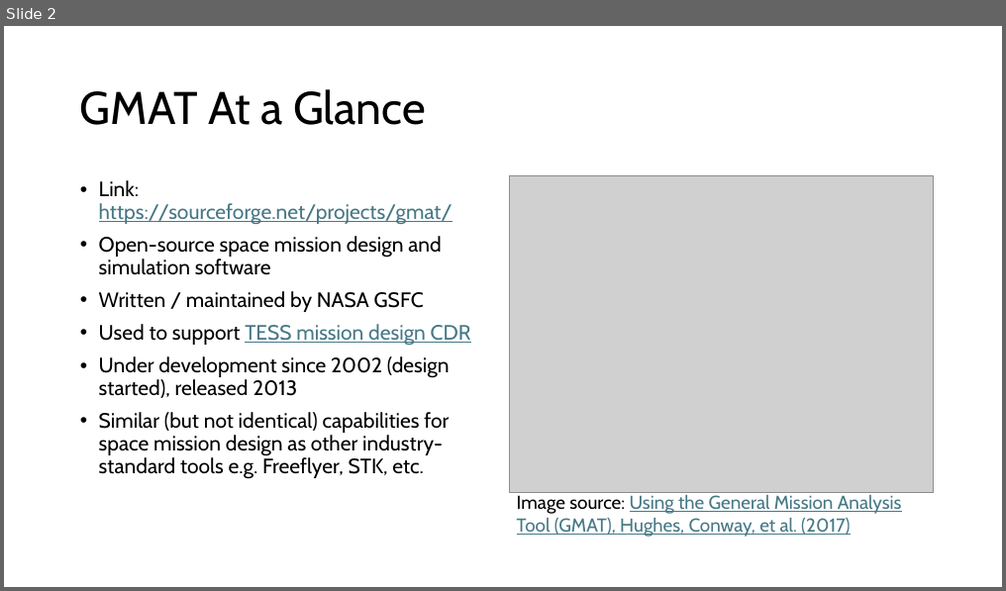
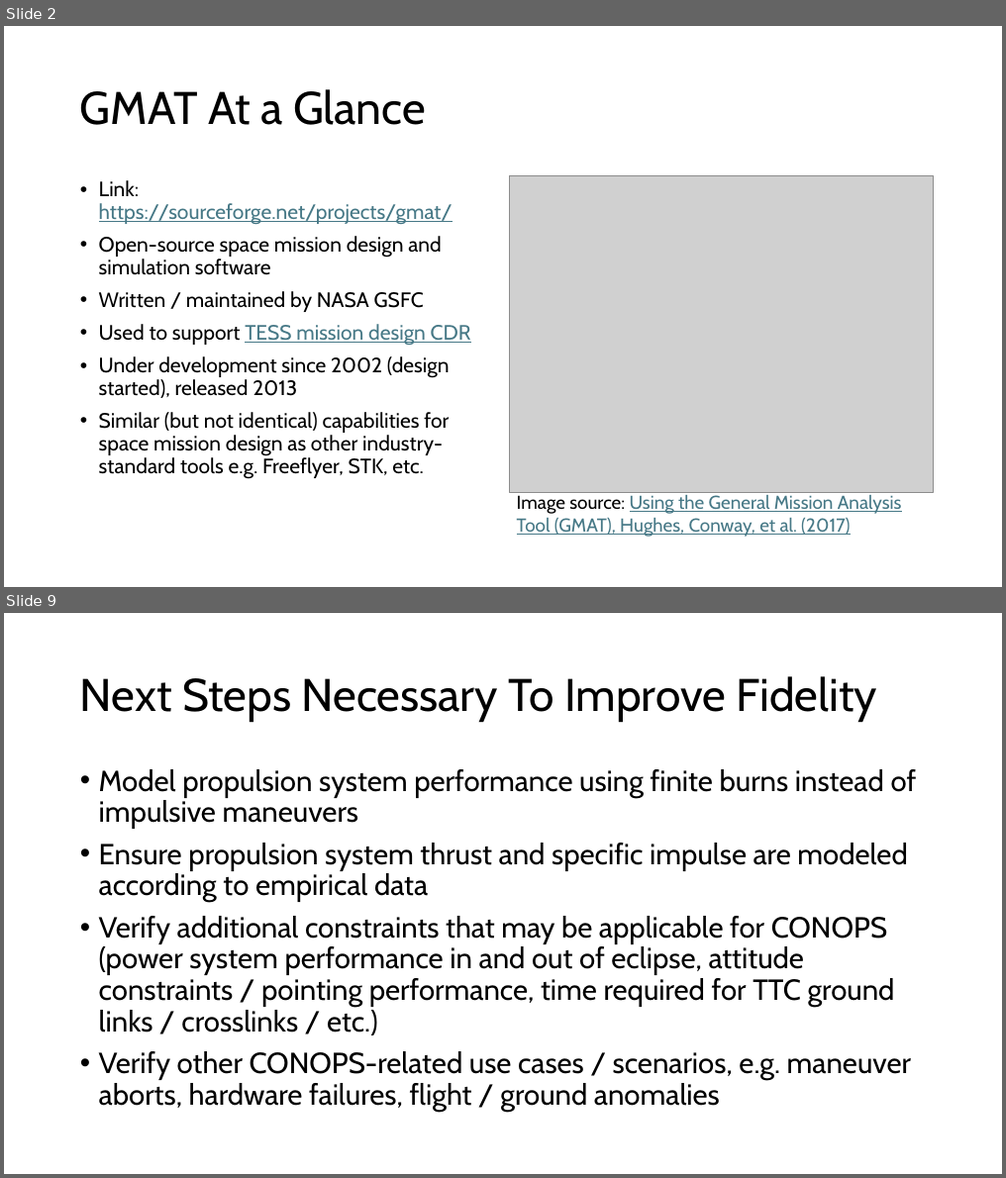
Before and after one commit to alex-w-johnson/nasa-gmat-phasing-burn-example, a slide deck: A Brief Intro To GMAT - Phasing Maneuver Example.pptx. Shown one above the other, each under a label of ours: slide 2 before the commit, slides 2 and 9 after it; the slides between them are not shown. The pictures are 1006x591 and 1006x1178 pixels, drawn with LibreOffice and Linux fonts; fonts in the diff are those of the drawing; grey boxes stand for pictures. Boxes give left, top, right and bottom in pixels: in the first picture for what was removed or moved away, otherwise in the second. Text is boxed around its words. In the diff, an @@ line names an element or a change of style, - is before the commit and + after.

```diff
--- a/A Brief Intro To GMAT - Phasing Maneuver Example.pptx
+++ b/A Brief Intro To GMAT - Phasing Maneuver Example.pptx
@@ slide 9 added at (4, 613, 1002, 1174), background #FFFFFF @@
@@ title added at (80, 676, 878, 722), 44 pt, text #000000 @@
+Next Steps Necessary To Improve Fidelity
@@ text added at (99, 769, 917, 1112), 28 pt, text #000000 @@
+• Model propulsion system performance using finite burns instead of impulsive maneuvers
+• Ensure propulsion system thrust and specific impulse are modeled according to empirical data
+• Verify additional constraints that may be applicable for CONOPS (power system performance in and out of eclipse, attitude constraints / pointing performance, time required for TTC ground links / crosslinks / etc.)
+• Verify other CONOPS-related use cases / scenarios, e.g. maneuver aborts, hardware failures, flight / ground anomalies
```
Also in this commit, not shown: 3 slides changed, 3 other slides added, 1 other file.
